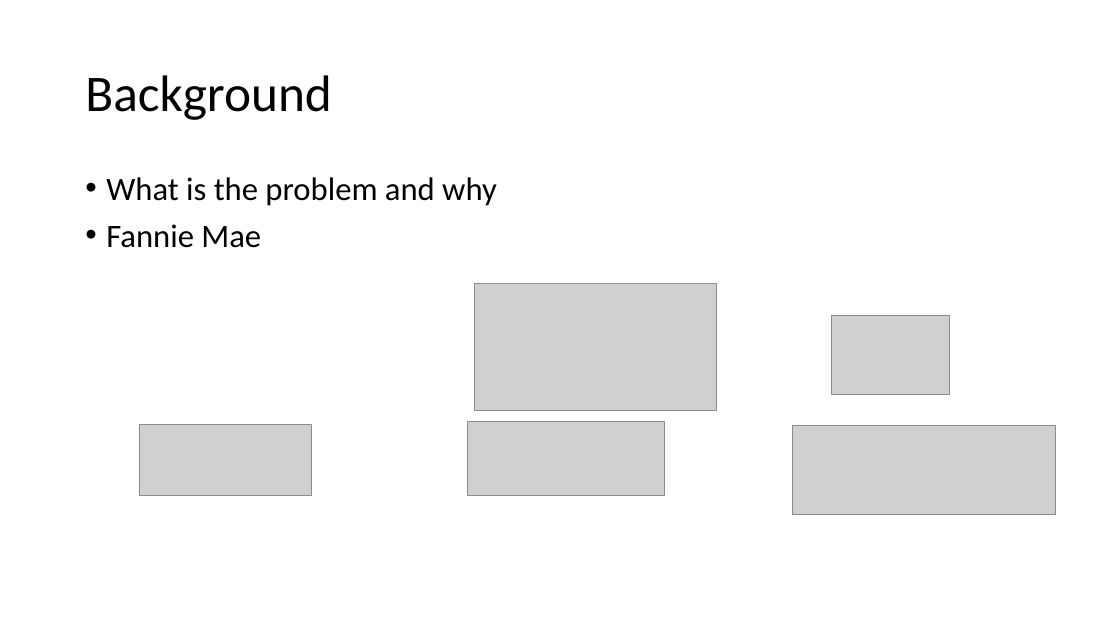
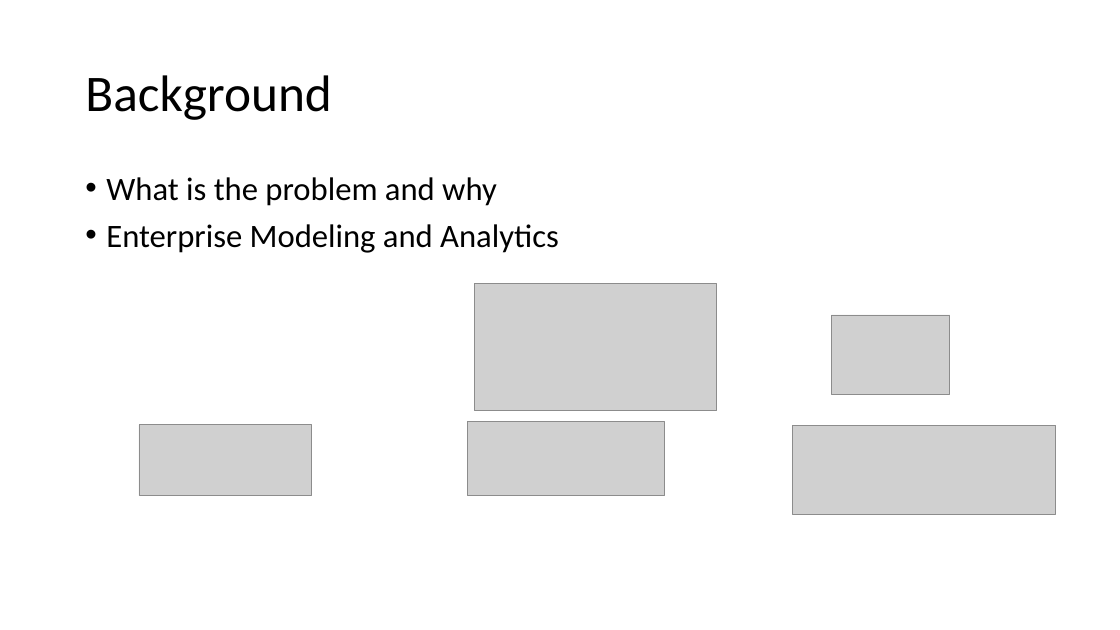
Before and after one commit to wx2123/WSDS-2026-OH, a slide deck: slide 3 of 2026 WSDS - Wujian Xue.pptx (slide 2 before the commit). Drawn at 1120x630 pixels with LibreOffice and Linux fonts; fonts in the diff are those of the drawing; grey boxes stand for pictures. Boxes give left, top, right and bottom in pixels: in the first picture for what was removed or moved away, otherwise in the second. Text is boxed around its words. In the diff, an @@ line names an element or a change of style, - is before the commit and + after.

```diff
--- a/2026 WSDS - Wujian Xue.pptx
+++ b/2026 WSDS - Wujian Xue.pptx
@@ text at (106, 224, 559, 253): text changed @@
-• Fannie Mae
+• Enterprise Modeling and Analytics
```
Also in this commit, not shown: 1 slide added, 1 other file.
